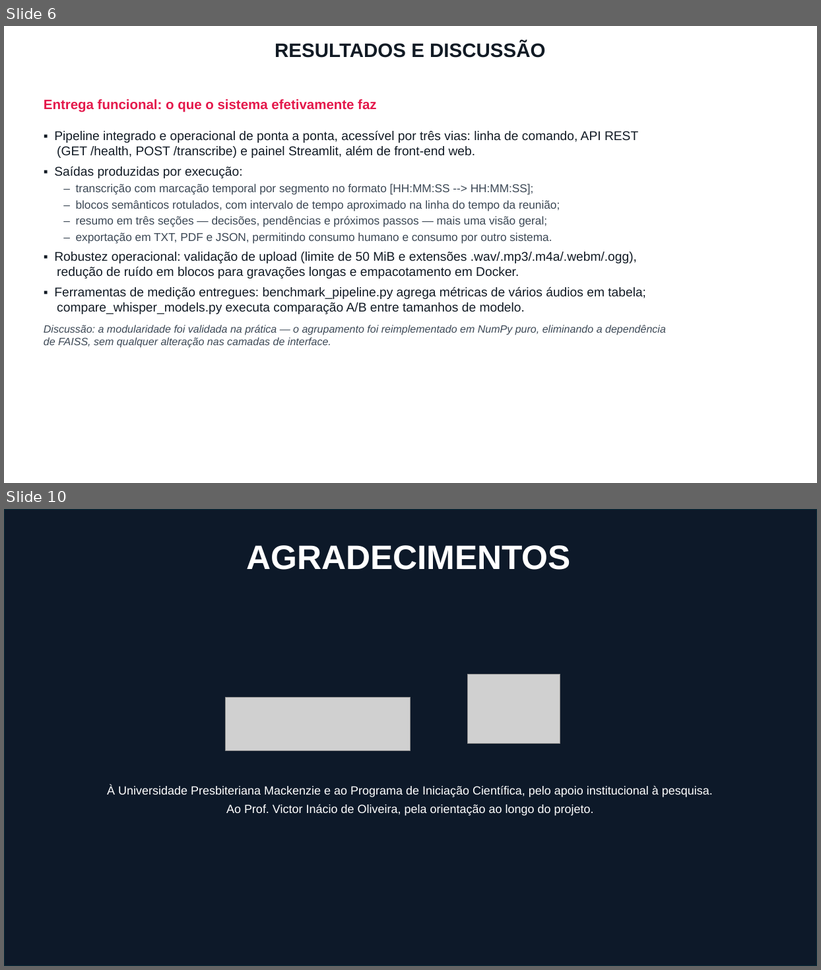
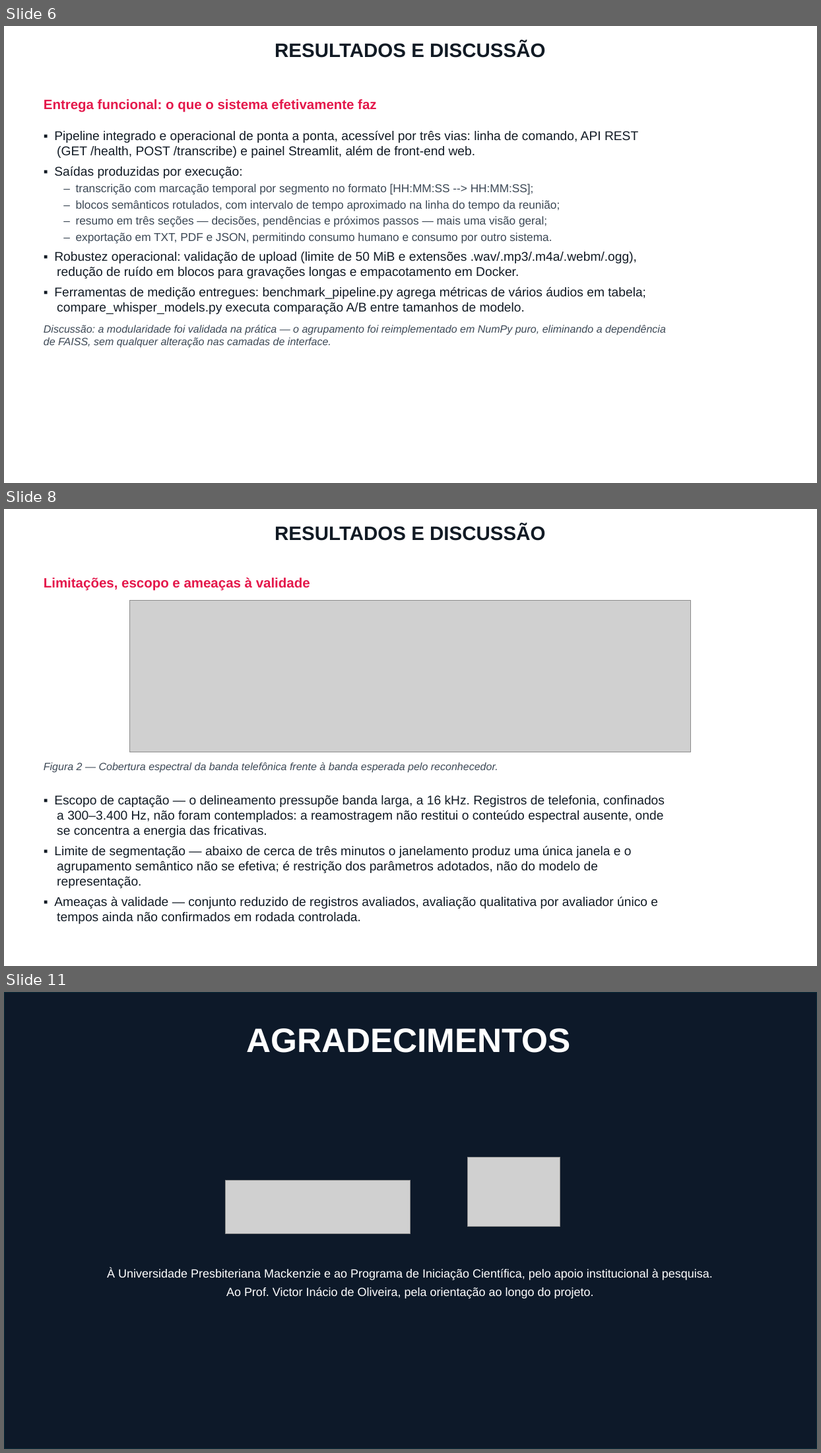
Before and after one commit to MatMeloni/meeting-transcription, a slide deck: docs/apresentacao/APRESENTACAO_JIC_2026_Meloni.pptx. Shown one above the other, each under a label of ours: slides 6 and 10 before the commit, slides 6, 8 and 11 after it; the slides between them are not shown. The pictures are 821x970 and 821x1453 pixels, drawn with LibreOffice and Linux fonts; fonts in the diff are those of the drawing; grey boxes stand for pictures; background and template pictures are left out. Boxes give left, top, right and bottom in pixels: in the first picture for what was removed or moved away, otherwise in the second. Text is boxed around its words. In the diff, an @@ line names an element or a change of style, - is before the commit and + after.

```diff
--- a/docs/apresentacao/APRESENTACAO_JIC_2026_Meloni.pptx
+++ b/docs/apresentacao/APRESENTACAO_JIC_2026_Meloni.pptx
@@ slide 8 added at box(4, 509, 817, 966), background picture (left out) @@
@@ text added at box(275, 525, 545, 541), 23 pt, text #111A24, bold @@
+RESULTADOS E DISCUSSÃO
@@ text added at box(44, 578, 310, 591), 16 pt, text #E4184B, bold @@
+Limitações, escopo e ameaças à validade
@@ picture added at box(130, 601, 692, 753) @@
@@ text added at box(44, 762, 498, 773), 12.5 pt, text #3C4855, italic @@
+Figura 2 — Cobertura espectral da banda telefônica frente à banda esperada pelo reconhecedor.
@@ text added at box(54, 795, 665, 924), 15 pt, text #111A24 @@
+▪ Escopo de captação — o delineamento pressupõe banda larga, a 16 kHz. Registros de telefonia, confinados a 300–3.400 Hz, não foram contemplados: a reamostragem não restitui o conteúdo espectral ausente, onde se concentra a energia das fricativas.
+▪ Limite de segmentação — abaixo de cerca de três minutos o janelamento produz uma única janela e o agrupamento semântico não se efetiva; é restrição dos parâmetros adotados, não do modelo de representação.
+▪ Ameaças à validade — conjunto reduzido de registros avaliados, avaliação qualitativa por avaliador único e tempos ainda não confirmados em rodada controlada.
@@ what was slide 10 is now slide 11 @@
```
Also in this commit, not shown: 5 slides changed, 5 other files.
